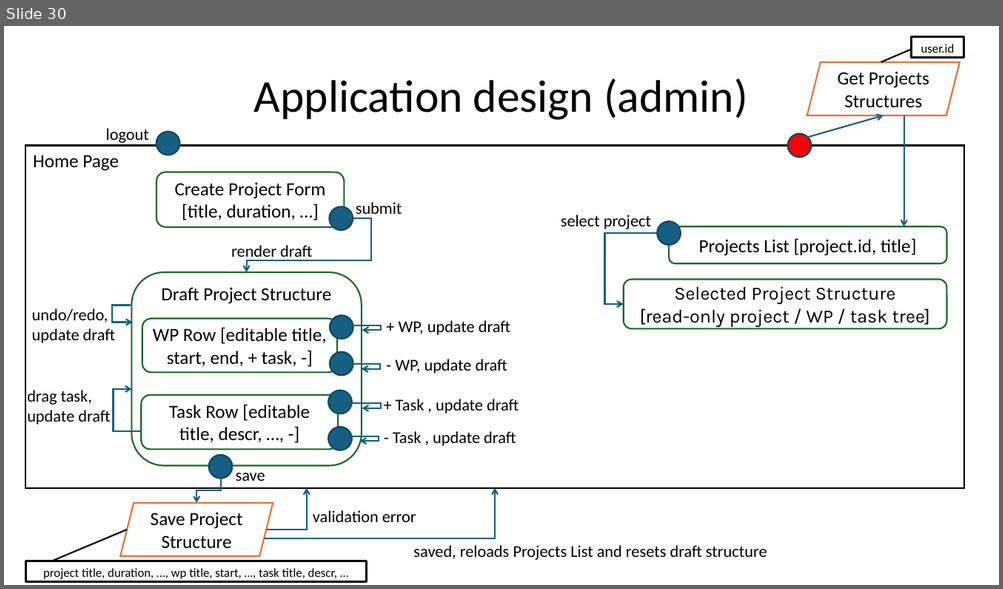
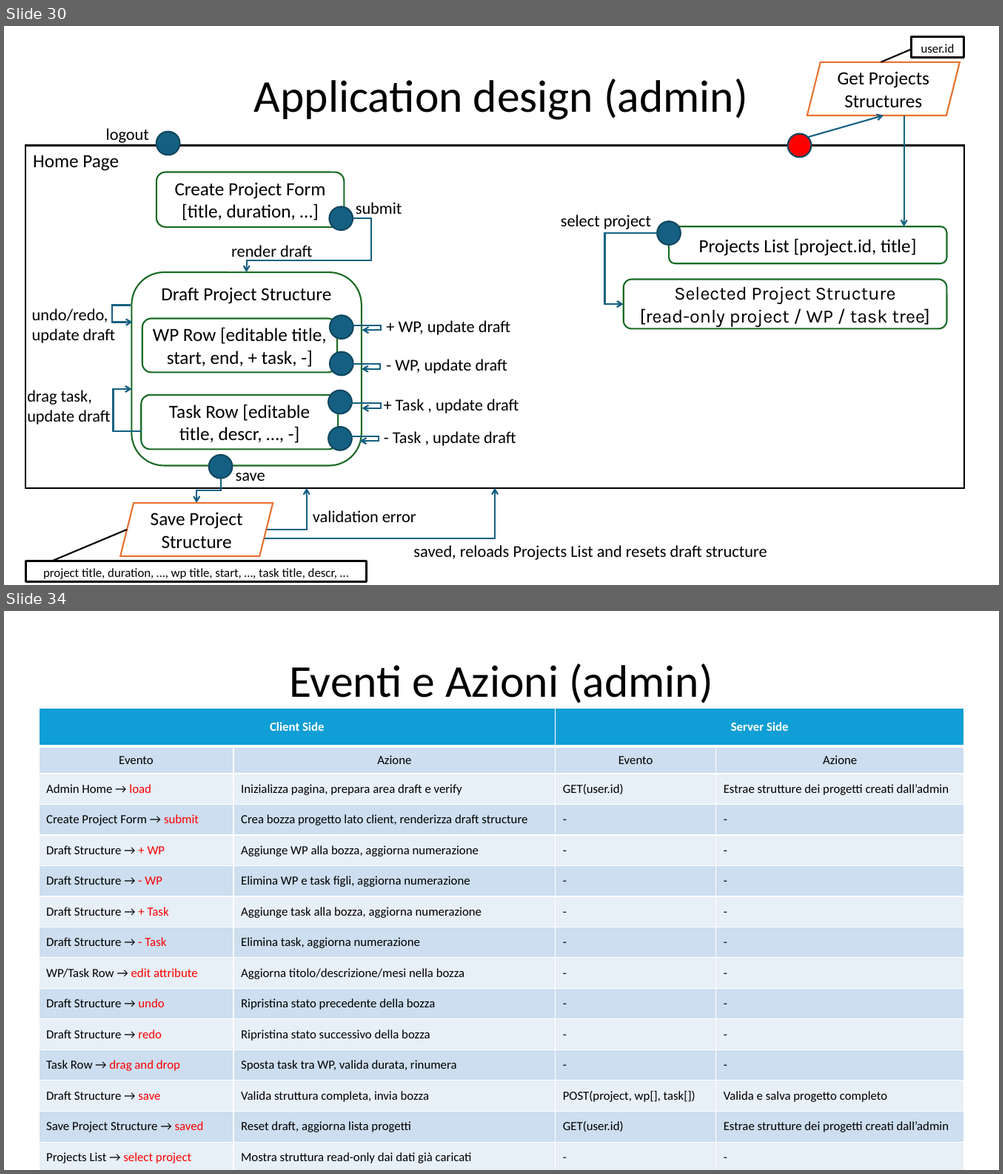
Before and after one commit to gilbertobrambilla/tiw-2026-html, a slide deck: docs/TIW_documentazione.pptx. Shown one above the other, each under a label of ours: slide 30 before the commit, slides 30 and 34 after it; the slides between them are not shown. The pictures are 1003x589 and 1003x1174 pixels, drawn with LibreOffice and Linux fonts; fonts in the diff are those of the drawing. Boxes give left, top, right and bottom in pixels: in the first picture for what was removed or moved away, otherwise in the second. Text is boxed around its words. In the diff, an @@ line names an element or a change of style, - is before the commit and + after.

```diff
--- a/docs/TIW_documentazione.pptx
+++ b/docs/TIW_documentazione.pptx
@@ slide 34 added at (4, 611, 999, 1170), background #FFFFFF @@
@@ text added at (289, 664, 713, 703), 44 pt, text #000000 @@
+Eventi e Azioni (admin)
@@ table added at (39, 708, 964, 1170), 15 rows, 4 columns @@
+Client Side |  | Server Side | 
+Evento | Azione | Evento | Azione
+Admin Home → load | Inizializza pagina, prepara area draft e verify | GET(user.id) | Estrae strutture dei progetti creati dall’admin
+Create Project Form → submit | Crea bozza progetto lato client, renderizza draft structure | - | -
+Draft Structure → + WP | Aggiunge WP alla bozza, aggiorna numerazione | - | -
+Draft Structure → - WP | Elimina WP e task figli, aggiorna numerazione | - | -
+Draft Structure → + Task | Aggiunge task alla bozza, aggiorna numerazione | - | -
+Draft Structure → - Task | Elimina task, aggiorna numerazione | - | -
+WP/Task Row → edit attribute | Aggiorna titolo/descrizione/mesi nella bozza | - | -
+Draft Structure → undo | Ripristina stato precedente della bozza | - | -
+Draft Structure → redo | Ripristina stato successivo della bozza | - | -
+Task Row → drag and drop | Sposta task tra WP, valida durata, rinumera | - | -
+Draft Structure → save | Valida struttura completa, invia bozza | POST(project, wp[], task[]) | Valida e salva progetto completo
+Save Project Structure → saved | Reset draft, aggiorna lista progetti | GET(user.id) | Estrae strutture dei progetti creati dall’admin
+Projects List → select project | Mostra struttura read-only dai dati già caricati | - | -
```
Also in this commit, not shown: 2 slides changed, 3 other slides added, 2 slides removed.
